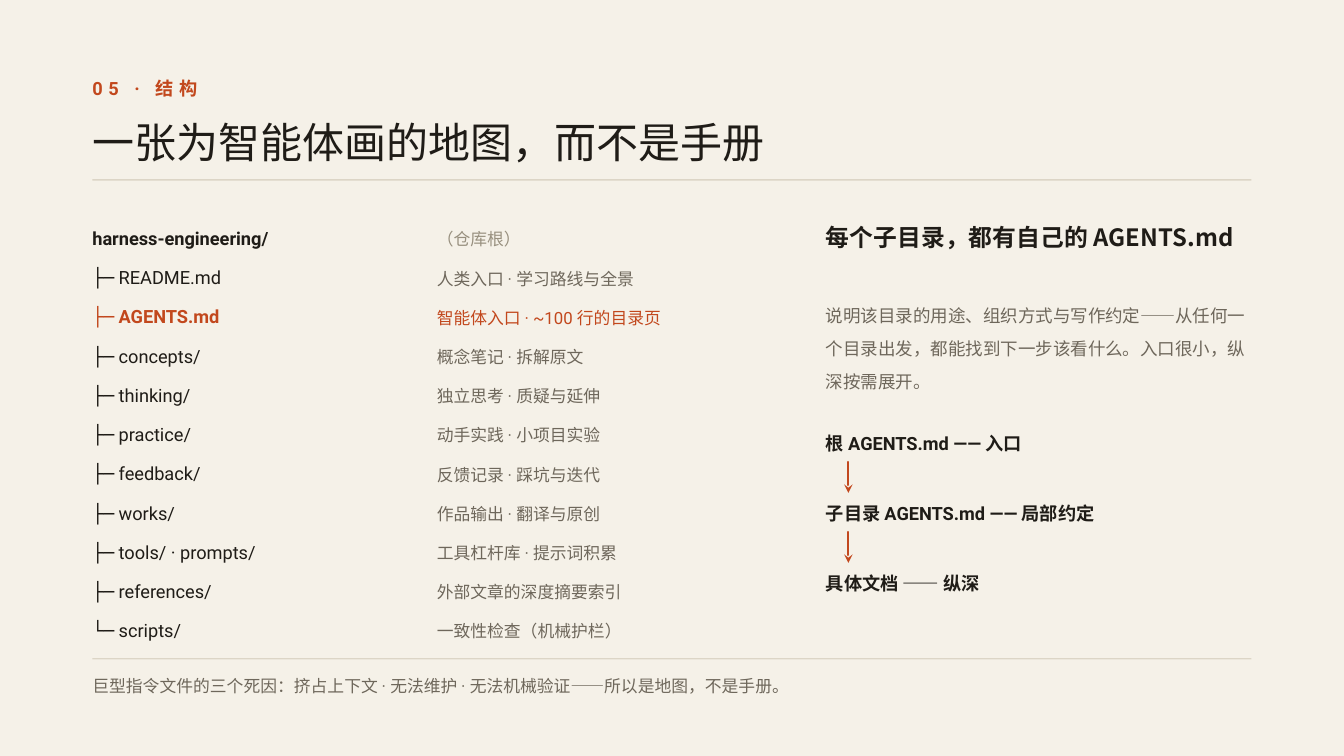
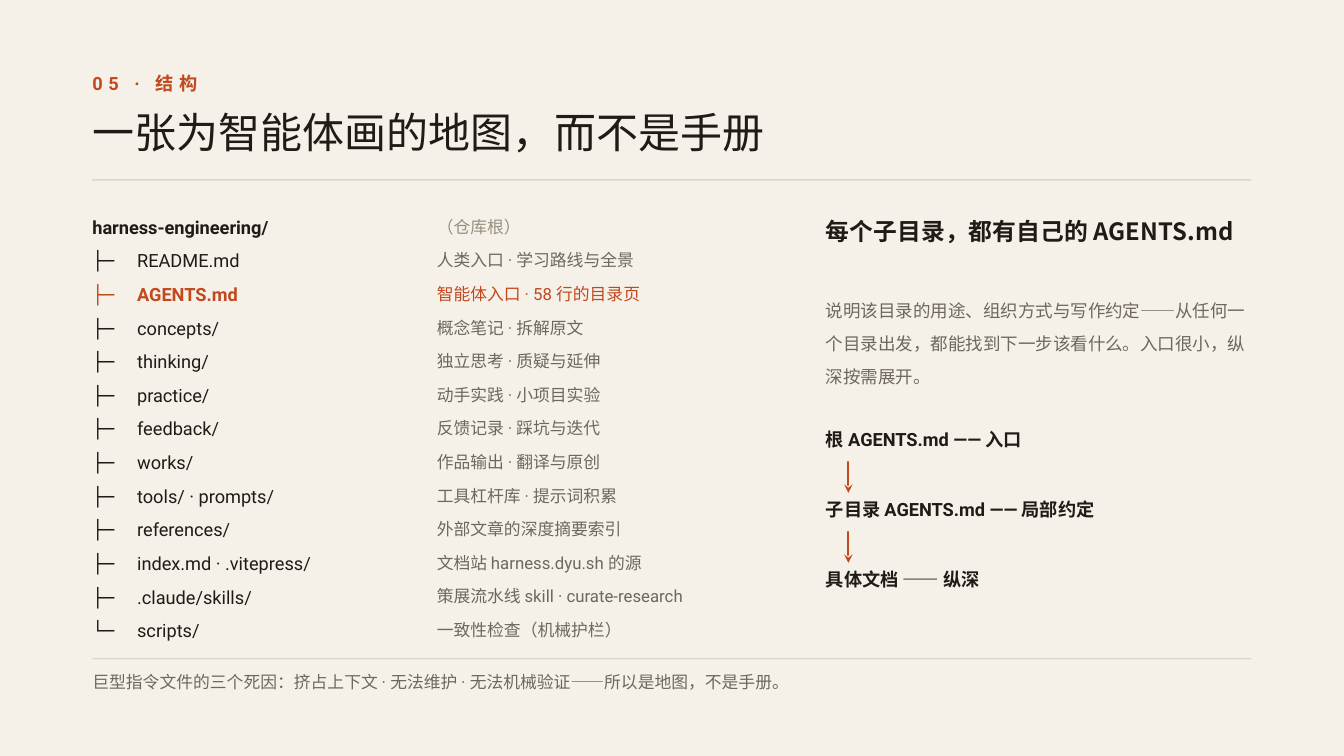
Before and after one commit to deusyu/harness-engineering, a slide deck: slide 6 of works/harness-engineering-intro-deck/deck/deck.pptx. Drawn at 1344x756 pixels with LibreOffice and Linux fonts; fonts in the diff are those of the drawing. Boxes give left, top, right and bottom in pixels: in the first picture for what was removed or moved away, otherwise in the second. Text is boxed around its words. In the diff, an @@ line names an element or a change of style, - is before the commit and + after.

```diff
--- a/works/harness-engineering-intro-deck/deck/deck.pptx
+++ b/works/harness-engineering-intro-deck/deck/deck.pptx
@@ text "一张为智能体画的地图，而不是手册" at (92, 112, 764, 153): line spacing 1.2 to 36pt @@
@@ text "（仓库根）": place and size @@
-text "（仓库根）" at (437, 231, 661, 639)
+text "（仓库根）" at (437, 219, 683, 638)
@@ text added at (92, 220, 268, 238), 13 pt, text #1F1C17, bold @@
+harness-engineering/
@@ text added at (93, 238, 126, 641), 13 pt, text #1F1C17 @@
+├─
+├─
+├─
+├─
+├─
+├─
+├─
+├─
+├─
+├─
+├─
+└─
@@ text at (437, 219, 634, 638): line spacing 28pt to 24pt @@
@@ text "每个子目录，都有自己的 AGENTS.md" at (826, 219, 1234, 243): line spacing 1.35 to 22.9pt @@
@@ text at (137, 253, 311, 641): text changed @@
-harness-engineering/
-├─ README.md
-├─ AGENTS.md
-├─ concepts/
-├─ thinking/
-├─ practice/
-├─ feedback/
-├─ works/
-├─ tools/ · prompts/
-├─ references/
-└─ scripts/
+README.md
+AGENTS.md
+concepts/
+thinking/
+practice/
+feedback/
+works/
+tools/ · prompts/
+references/
+index.md · .vitepress/
+.claude/skills/
+scripts/
@@ text at (437, 286, 640, 302): text changed @@
-智能体入口 · ~100 行的目录页
+智能体入口 · 58 行的目录页
@@ text "说明该目录的用途、组织方式与写作约定——从任何一个目录出发，都能找到下一步该看什么。入口很小，纵深按需展开。" at (826, 302, 1245, 385): line spacing 1.55 to 23.5pt @@
@@ text at (437, 555, 683, 604): paragraphs added @@
+文档站 harness.dyu.sh 的源
+策展流水线 skill · curate-research
@@ line spacing 1.2 to 15.6pt in 4 elements at (92, 74, 198, 92), (826, 430, 1022, 448), (826, 500, 1095, 518), (826, 570, 979, 588) @@
@@ text "巨型指令文件的三个死因：挤占上下文 · 无法维护 · 无法机械验证——所以是地图，不是手册。" at (92, 674, 789, 690): line spacing 1.2 to 14.4pt @@
```
Also in this commit, not shown: 9 other slides changed, 18 other files.
